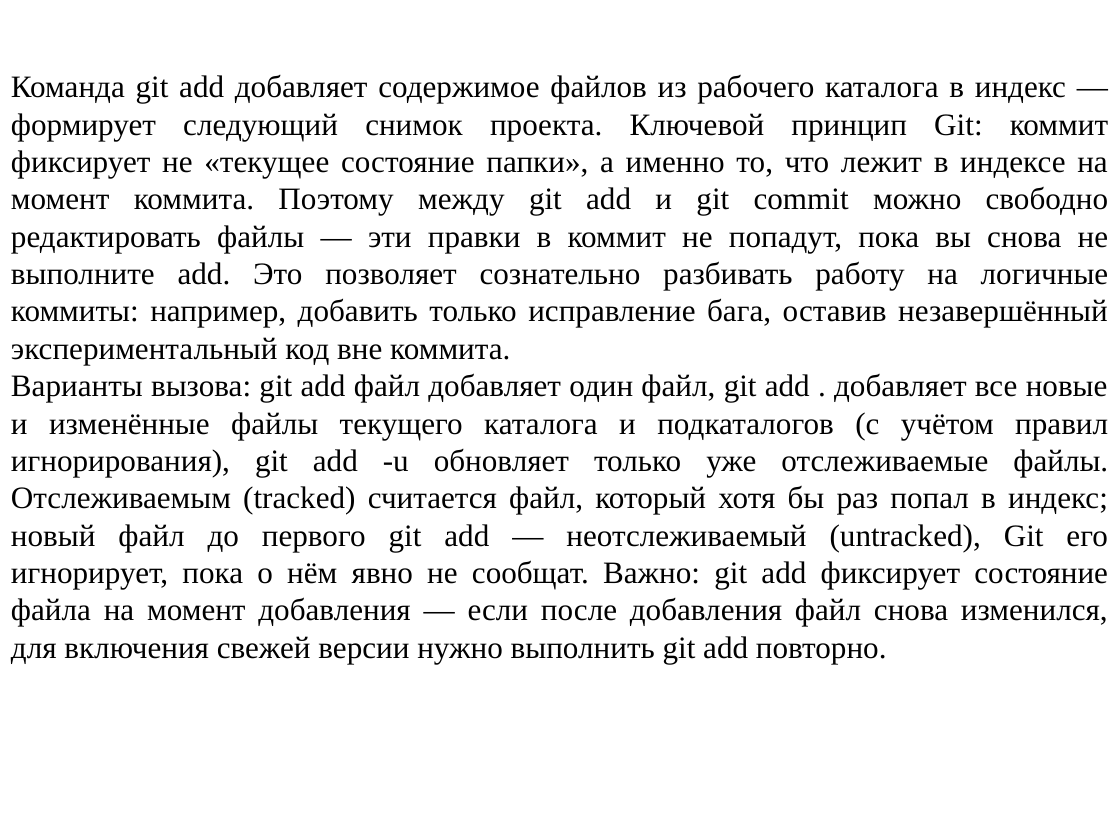
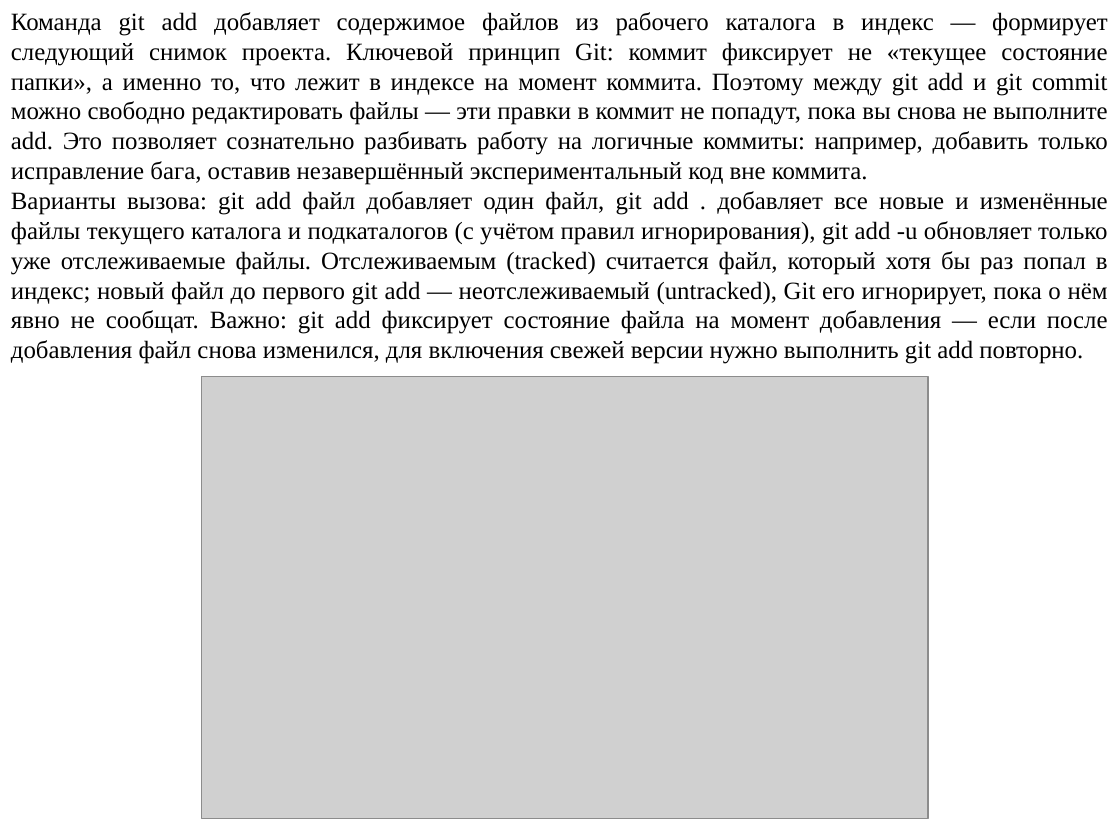
Before and after one commit to mbdatateach/site, a slide deck: slide 5 of УК/практики/УК практика 4.pptx. Drawn at 1120x840 pixels with LibreOffice and Linux fonts; fonts in the diff are those of the drawing; grey boxes stand for pictures. Boxes give left, top, right and bottom in pixels: in the first picture for what was removed or moved away, otherwise in the second. Text is boxed around its words. In the diff, an @@ line names an element or a change of style, - is before the commit and + after.

```diff
--- a/УК/практики/УК практика 4.pptx
+++ b/УК/практики/УК практика 4.pptx
@@ text "Команда git add добавляет содержимое ...": place and size @@
-text "Команда git add добавляет содержимое ..." at (11,74,1109,663)
+text "Команда git add добавляет содержимое ..." at (11,12,1108,364)
@@ text "Команда git add добавляет содержимое ..." at (11,12,1108,364): size 20 to 16 pt @@
@@ picture added at (202,376,928,819) @@
```
Also in this commit, not shown: 9 other slides changed, 1 slide added, 11 other files.
